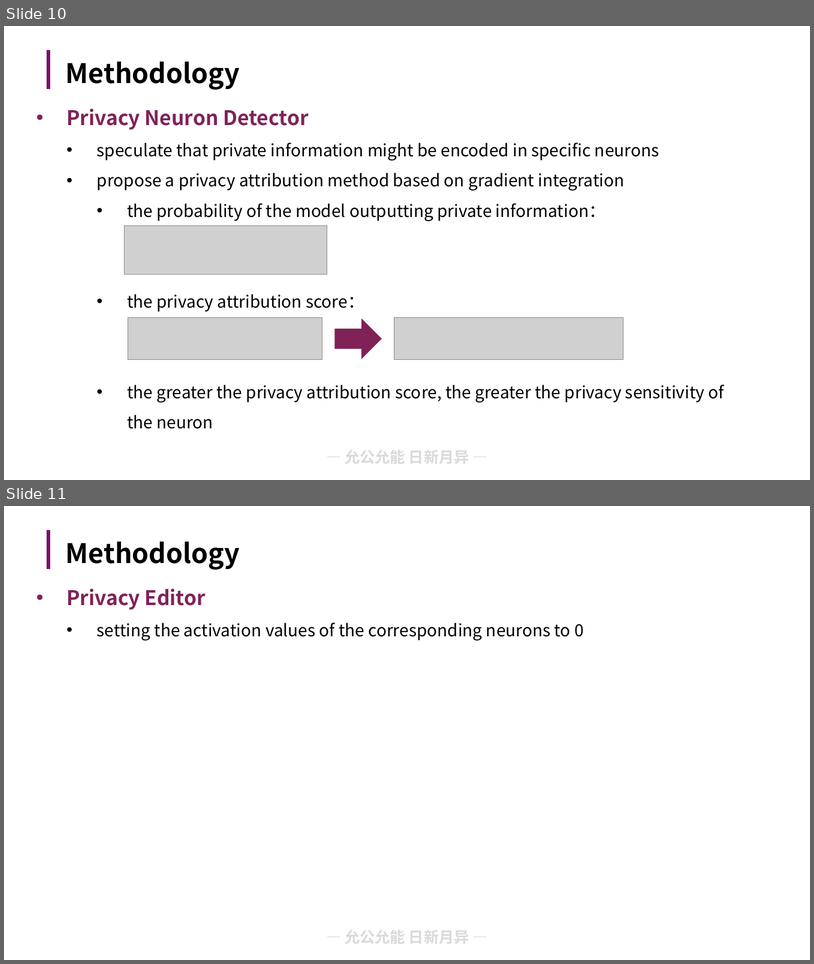
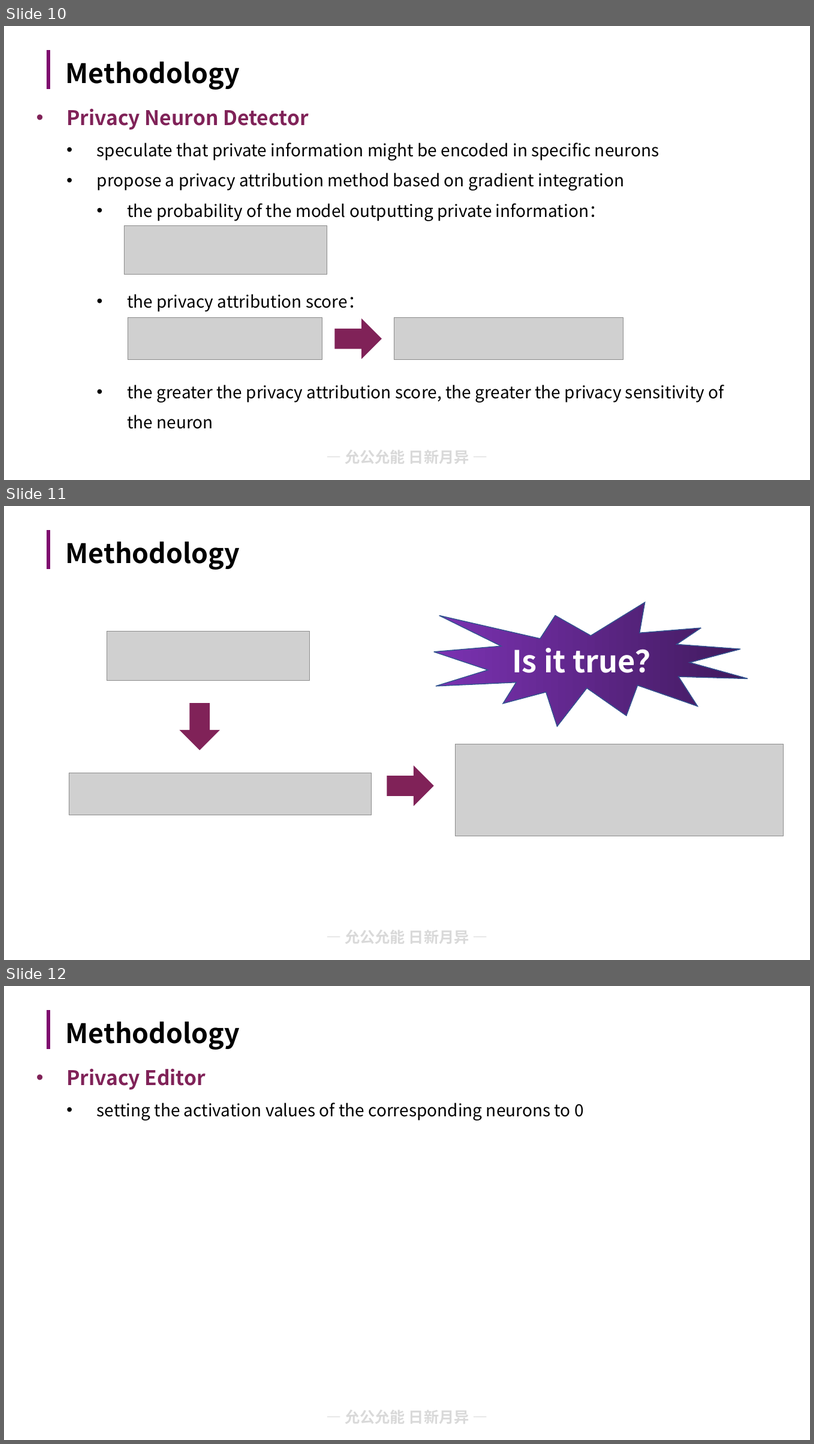
Before and after one commit to lxmliu2002/Data_Security, a slide deck: lab7/report/slides.pptx. Shown one above the other, each under a label of ours: slides 10 and 11 before the commit, slides 10, 11 and 12 after it. The pictures are 814x964 and 814x1444 pixels, drawn with LibreOffice and Linux fonts; fonts in the diff are those of the drawing; grey boxes stand for pictures; background and template pictures are left out. Boxes give left, top, right and bottom in pixels: in the first picture for what was removed or moved away, otherwise in the second. Text is boxed around its words. In the diff, an @@ line names an element or a change of style, - is before the commit and + after.

```diff
--- a/lab7/report/slides.pptx
+++ b/lab7/report/slides.pptx
@@ slide 11 added at (x1=4, y1=506, x2=810, y2=960), background #FFFFFF; not listed: 2 template elements that a slide beside it also shows @@
@@ title added at (x1=65, y1=541, x2=240, y2=570), 32 pt, text #000000, bold @@
+Methodology
@@ irregular seal added at (x1=434, y1=602, x2=748, y2=726), fill gradient #7B32B2 to #401A5D, outline #325491 1 pt, 36 pt, text #FFFFFF, bold @@
+Is it true？
@@ picture added at (x1=107, y1=631, x2=310, y2=680) @@
@@ down arrow added at (x1=179, y1=703, x2=220, y2=750), fill #802258 @@
@@ picture added at (x1=455, y1=744, x2=784, y2=835) @@
@@ picture added at (x1=69, y1=773, x2=372, y2=814) @@
@@ down arrow added at (x1=387, y1=765, x2=434, y2=806), fill #802258 @@
@@ what was slide 11 is now slide 12 @@
```
